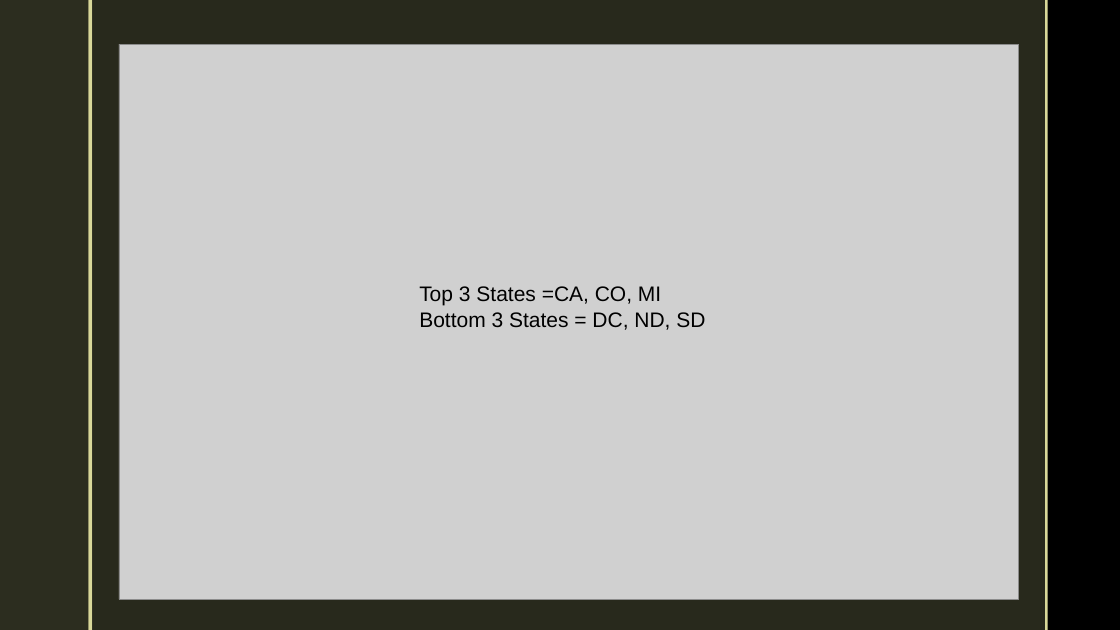
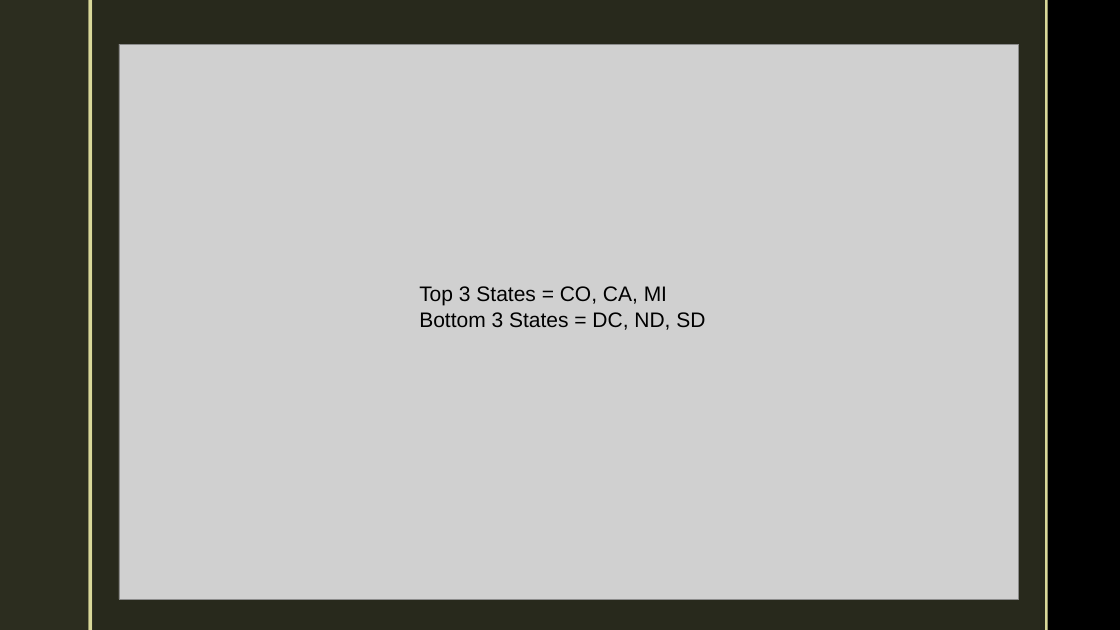
Before and after one commit to jrupp1/DDS6306_cs1_Breweries, a slide deck: slide 3 of BeerPowerpoint.pptx. Drawn at 1120x630 pixels with LibreOffice and Linux fonts; fonts in the diff are those of the drawing; grey boxes stand for pictures; background and template pictures are left out. Boxes give left, top, right and bottom in pixels: in the first picture for what was removed or moved away, otherwise in the second. Text is boxed around its words. In the diff, an @@ line names an element or a change of style, - is before the commit and + after.

```diff
--- a/BeerPowerpoint.pptx
+++ b/BeerPowerpoint.pptx
@@ text at bbox=[419, 286, 667, 306]: text changed @@
-Top 3 States =CA, CO, MI
+Top 3 States = CO, CA, MI
```
Also in this commit, not shown: 2 other slides changed.
